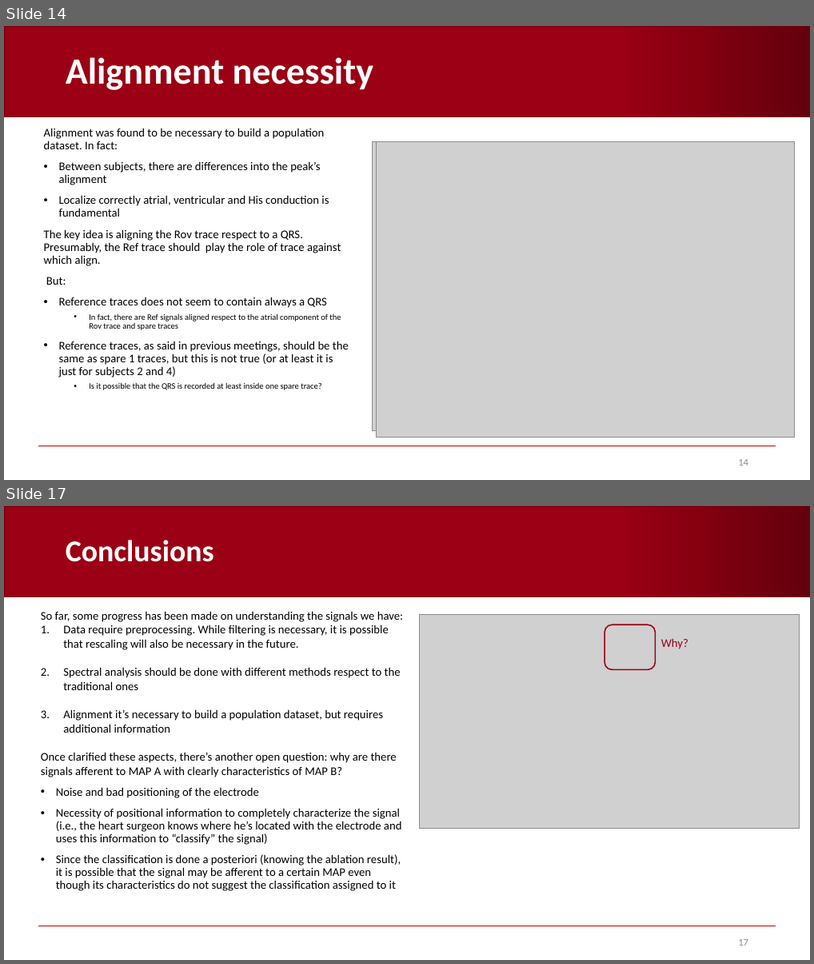
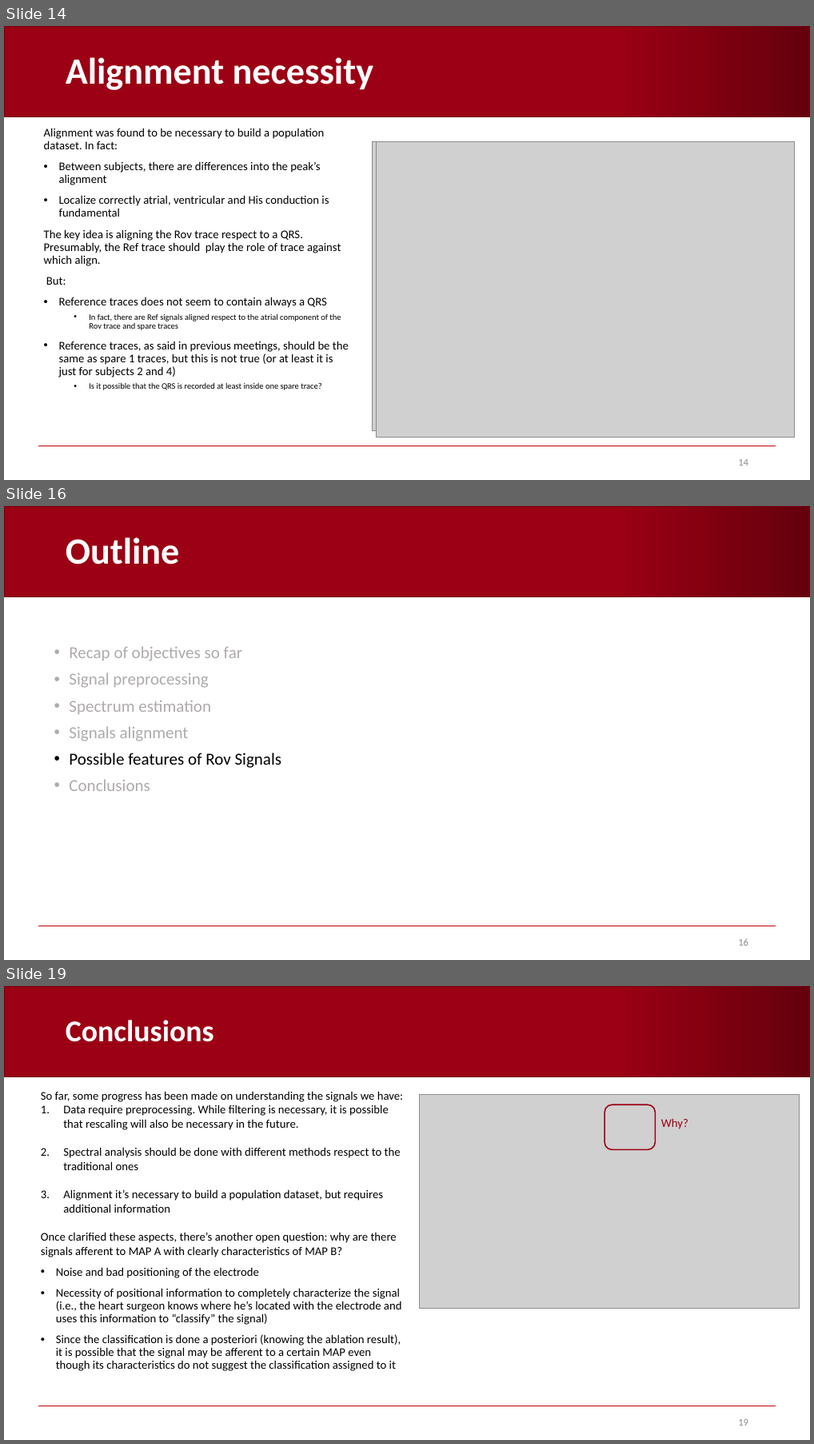
Before and after one commit to AndreaCorrado00/Tesi_magistrale_Corrado_Andrea, a slide deck: Documentation/4. Recap filters-spectrum-alignment .pptx. Shown one above the other, each under a label of ours: slides 14 and 17 before the commit, slides 14, 16 and 19 after it; the slides between them are not shown. The pictures are 814x964 and 814x1444 pixels, drawn with LibreOffice and Linux fonts; fonts in the diff are those of the drawing; grey boxes stand for pictures; background and template pictures are left out. Boxes give left, top, right and bottom in pixels: in the first picture for what was removed or moved away, otherwise in the second. Text is boxed around its words. In the diff, an @@ line names an element or a change of style, - is before the commit and + after.

Commit message:
modification in recap pptx

```diff
--- a/Documentation/4. Recap filters-spectrum-alignment .pptx
+++ b/Documentation/4. Recap filters-spectrum-alignment .pptx
@@ slide 16 added at bbox=[4, 506, 810, 960], background #FFFFFF; not listed: 2 template elements that a slide beside it also shows @@
@@ title added at bbox=[66, 537, 180, 564], 44 pt, text #FFFFFF, bold @@
+Outline
@@ text added at bbox=[69, 646, 282, 791], 20 pt, text #AFABAB @@
+• Recap of objectives so far
+• Signal preprocessing
+• Spectrum estimation
+• Signals alignment
+• Possible features of Rov Signals
+• Conclusions
@@ page number added at bbox=[738, 938, 749, 945], 12 pt, text #8C8C8C @@
+16
@@ what was slide 17 is now slide 19 @@
@@ page number at bbox=[738, 1419, 749, 1425]: text changed @@
-17
+19
```
Also in this commit, not shown: 8 slides changed, 2 other slides added, 5 other files.
